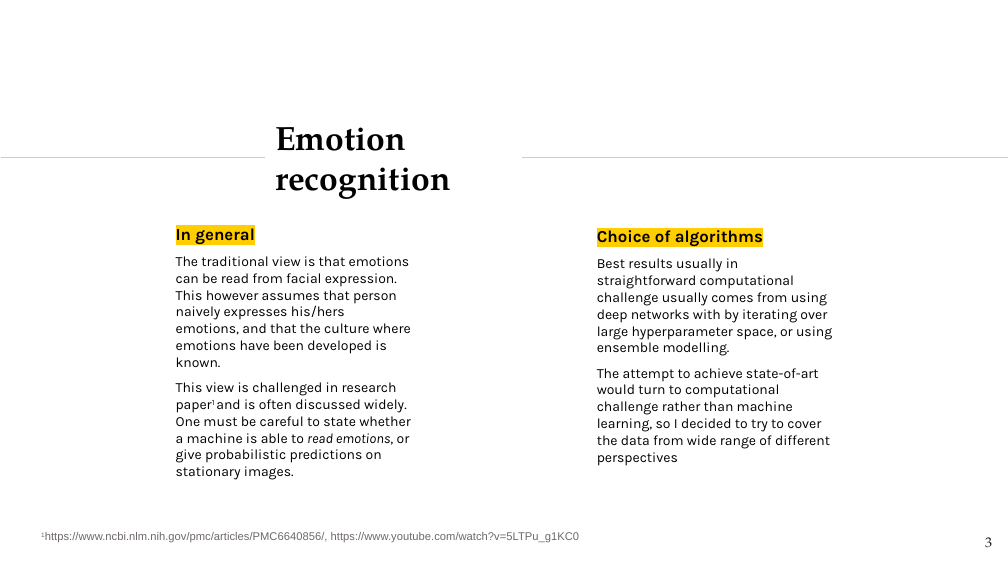
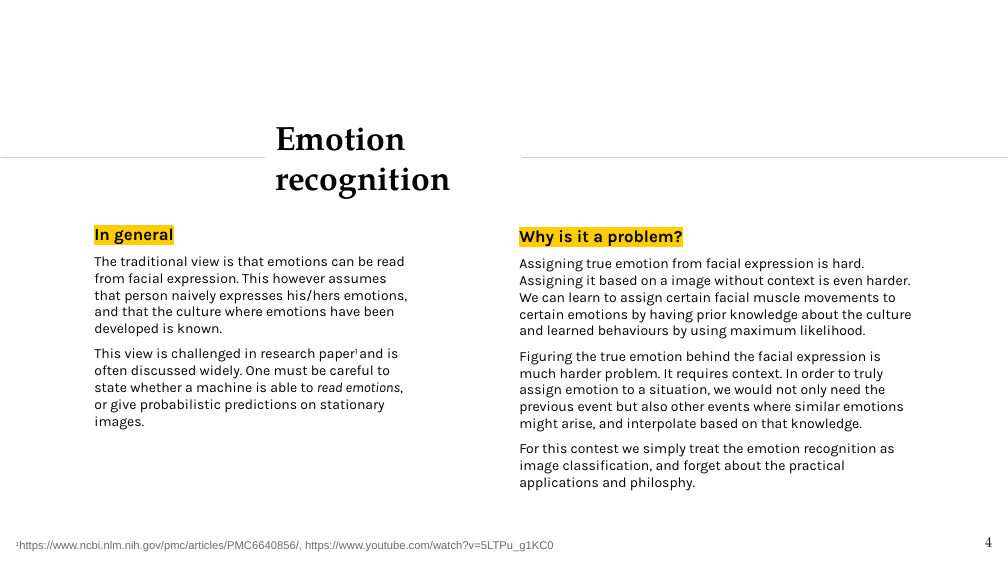
Before and after one commit to TeemuSo/Loop-Q-prize, a slide deck: slide 4 of reports/Emotion recognition - LoopQPrize.pptx (slide 3 before the commit). Drawn at 1008x567 pixels with LibreOffice and Linux fonts; fonts in the diff are those of the drawing. Boxes give left, top, right and bottom in pixels: in the first picture for what was removed or moved away, otherwise in the second. Text is boxed around its words. In the diff, an @@ line names an element or a change of style, - is before the commit and + after.

Commit message:
Updated documentation. Created final predictions.
Created new notebook where model loading can be experimented. Here also the final model can be loaded.

```diff
--- a/reports/Emotion recognition - LoopQPrize.pptx
+++ b/reports/Emotion recognition - LoopQPrize.pptx
@@ subtitle "In general" rewrapped from (176, 228, 411, 480) to (94, 228, 408, 430) @@
@@ text at (519, 230, 911, 491): text changed @@
-Choice of algorithms
-Best results usually in straightforward computational challenge usually comes from using deep networks with by iterating over large hyperparameter space, or using ensemble modelling.
-The attempt to achieve state-of-art would turn to computational challenge rather than machine learning, so I decided to try to cover the data from wide range of different perspectives
+Why is it a problem?
+Assigning true emotion from facial expression is hard. Assigning it based on a image without context is even harder. We can learn to assign certain facial muscle movements to certain emotions by having prior knowledge about the culture and learned behaviours by using maximum likelihood.
+Figuring the true emotion behind the facial expression is much harder problem. It requires context. In order to truly assign emotion to a situation, we would not only need the previous event but also other events where similar emotions might arise, and interpolate based on that knowledge.
+For this contest we simply treat the emotion recognition as image classification, and forget about the practical applications and philosphy.
@@ text "1https://www.ncbi.nlm.nih.gov/pmc/articles/PMC6640856/, http ...": place and size @@
-text "1https://www.ncbi.nlm.nih.gov/pmc/articles/PMC6640856/, http ..." at (45, 532, 580, 542)
+text "1https://www.ncbi.nlm.nih.gov/pmc/articles/PMC6640856/, http ..." at (19, 541, 554, 551)
@@ page number at (985, 537, 992, 547): text changed @@
-3
+4
```
Also in this commit, not shown: 10 other slides changed, 10 slides added, 33 slides removed, 11 other files.
